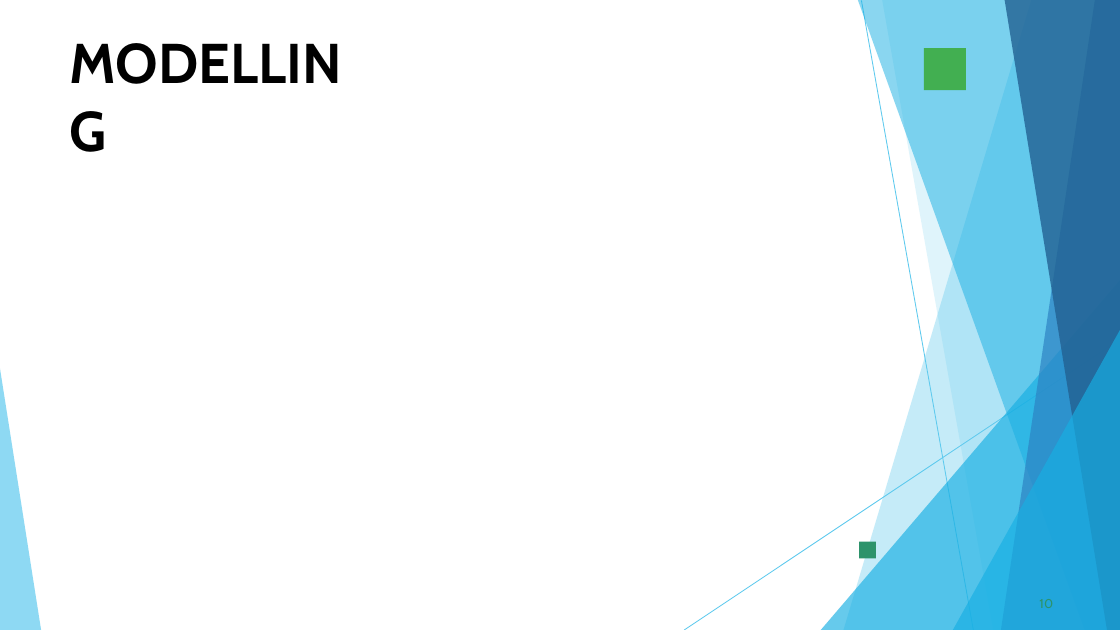
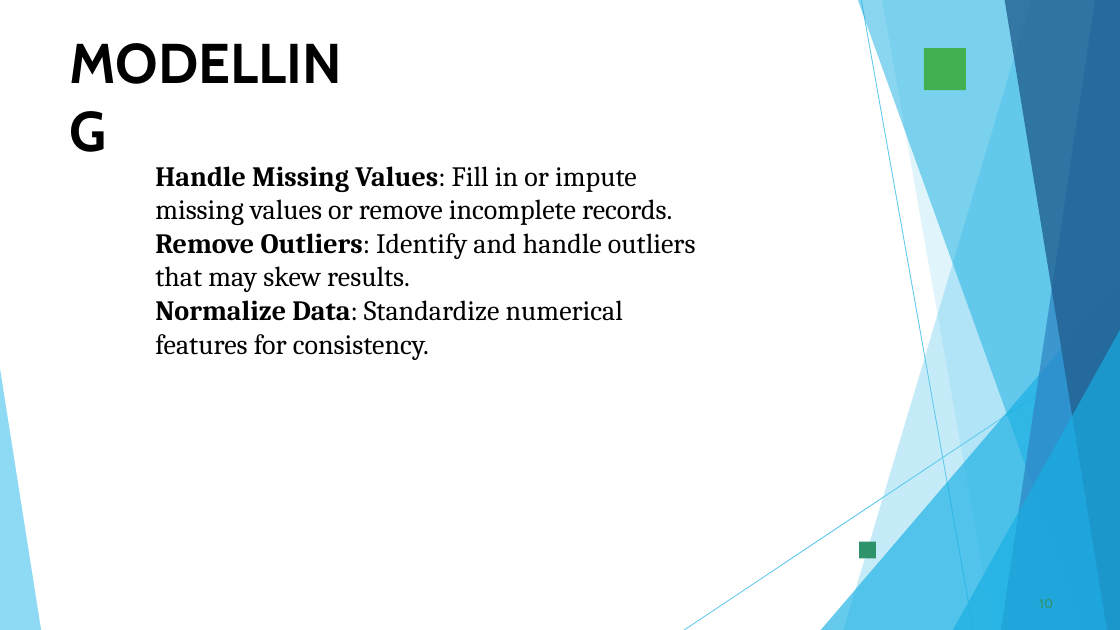
Before and after one commit to Logeshwari312217202/TNDSC-DA, a slide deck: slide 10 of Employee_Data_Analysis_2.pptx. Drawn at 1120x630 pixels with LibreOffice and Linux fonts; fonts in the diff are those of the drawing; background and template pictures are left out. Boxes give left, top, right and bottom in pixels: in the first picture for what was removed or moved away, otherwise in the second. Text is boxed around its words. In the diff, an @@ line names an element or a change of style, - is before the commit and + after.

```diff
--- a/Employee_Data_Analysis_2.pptx
+++ b/Employee_Data_Analysis_2.pptx
@@ text added at [155, 166, 696, 360], 24 pt, text #000000 @@
+Handle Missing Values: Fill in or impute missing values or remove incomplete records.
+Remove Outliers: Identify and handle outliers that may skew results.
+Normalize Data: Standardize numerical features for consistency.
```
Also in this commit, not shown: 3 other slides changed, 2 slides added, 1 slide removed.
